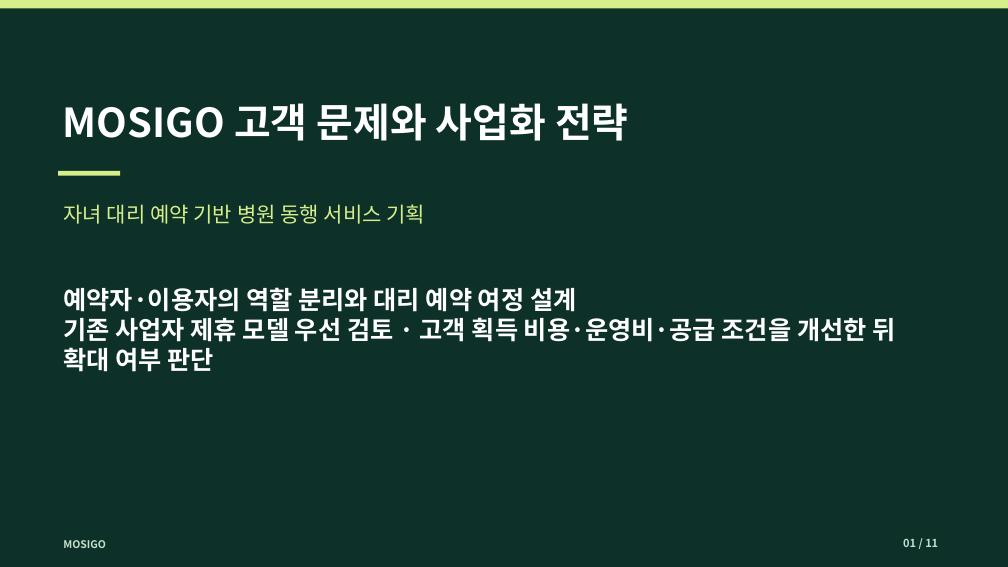
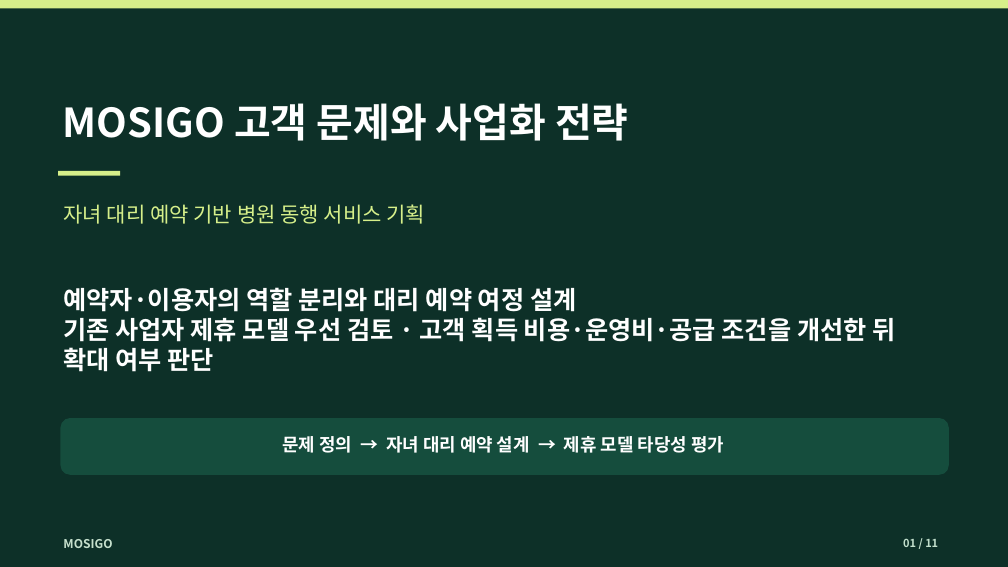
Before and after one commit to dohyunkimmm/mosigo-case-study, a slide deck: slide 1 of downloads/mosigo_report.pptx. Drawn at 1008x567 pixels with LibreOffice and Linux fonts; fonts in the diff are those of the drawing. Boxes give left, top, right and bottom in pixels: in the first picture for what was removed or moved away, otherwise in the second. Text is boxed around its words. In the diff, an @@ line names an element or a change of style, - is before the commit and + after.

Commit message:
design: MOSIGO Case Study 본문·발표자료·문서 QA 개선
* style: improve MOSIGO readability and mobile document controls

* content: use clear scenario terminology and clarify estimates without overstating outcomes

* content: adopt neutral scenario and planning language in MOSIGO materials

* content: adopt neutral scenario and planning language in MOSIGO materials

* design: modernize MOSIGO 11-slide editable presentation and scenario labels

* ci: preserve reviewed MOSIGO editable slide visuals during preview regeneration

* content: harmonize MOSIGO IR wording while retaining recorded figures and layouts

* fix: normalize MOSIGO visual slide text fonts for PDF and QA

* test: align MOSIGO smoke with scenario labels

* test: support refreshed MOSIGO source and generated PDF slide wording

* copy: refine scenario terminology for natural Korean reading

* copy: refine scenario terminology for natural Korean reading

* fix: remove duplicated Korean label in MOSIGO business scenario controls

```diff
--- a/downloads/mosigo_report.pptx
+++ b/downloads/mosigo_report.pptx
@@ rounded rectangle added at bbox=[60, 418, 949, 475], fill #154D3D @@
@@ text added at bbox=[282, 436, 724, 453], 17 pt, text #FFFFFF, bold @@
+문제 정의 → 자녀 대리 예약 설계 → 제휴 모델 타당성 평가
@@ text "MOSIGO" at bbox=[63, 539, 112, 548]: size 10 to 11.5 pt @@
```
Also in this commit, not shown: 10 other slides changed, 8 other files.
